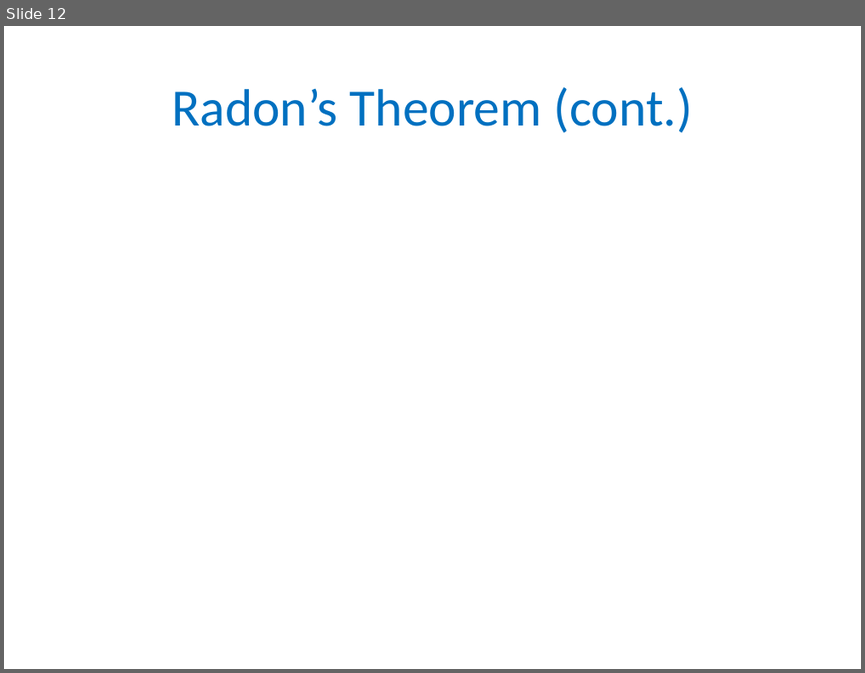
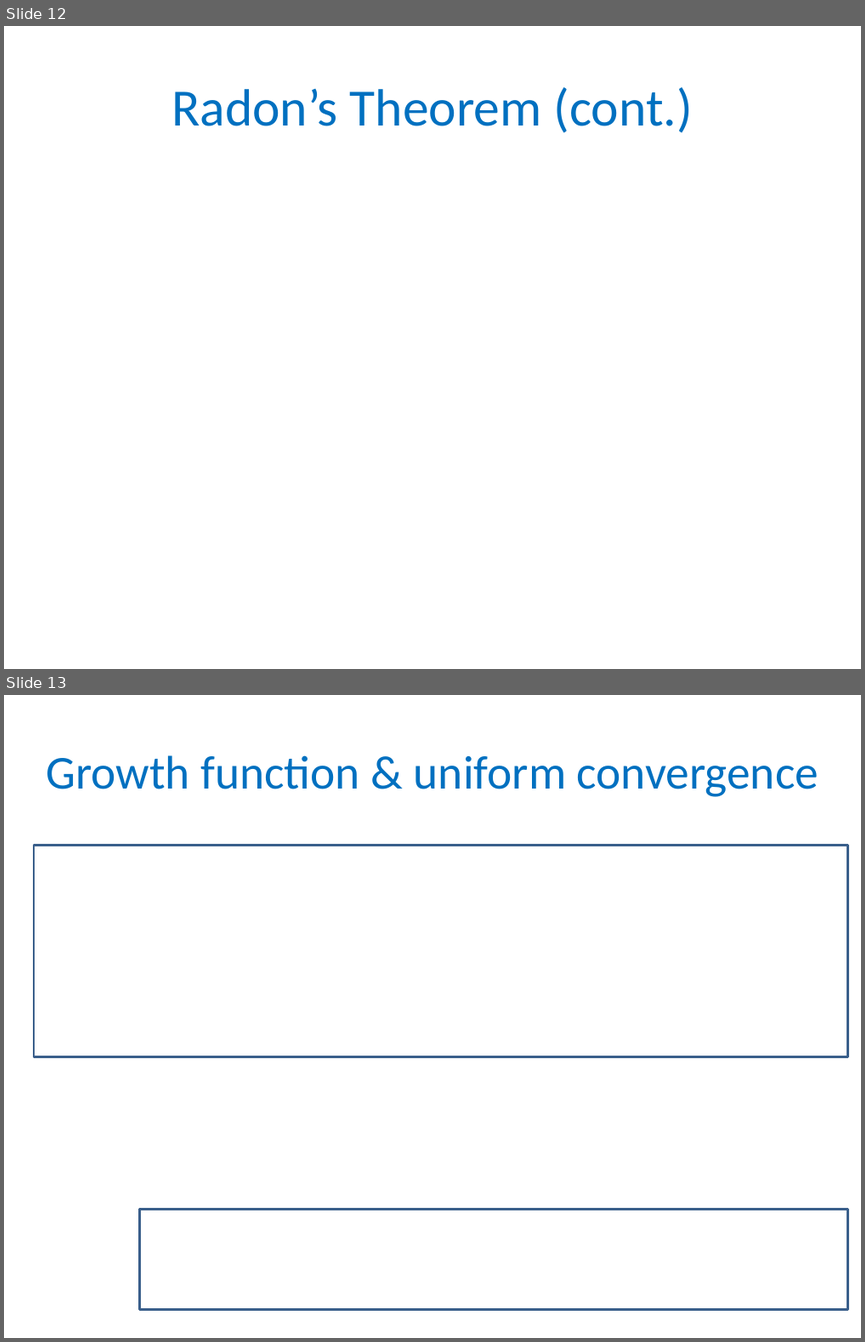
Before and after one commit to gyaroslavtsev/gyaroslavtsev.github.io, a slide deck: b609/lec07.pptx. Shown one above the other, each under a label of ours: slide 12 before the commit, slides 12 and 13 after it. The pictures are 865x673 and 865x1342 pixels, drawn with LibreOffice and Linux fonts; fonts in the diff are those of the drawing; grey boxes stand for pictures. Boxes give left, top, right and bottom in pixels: in the first picture for what was removed or moved away, otherwise in the second. Text is boxed around its words. In the diff, an @@ line names an element or a change of style, - is before the commit and + after.

```diff
--- a/b609/lec07.pptx
+++ b/b609/lec07.pptx
@@ slide 13 added at (x1=4, y1=695, x2=861, y2=1338), background #FFFFFF @@
@@ title added at (x1=46, y1=755, x2=818, y2=797), 39.6 pt, text #0070C0 @@
+Growth function & uniform convergence
@@ rectangle added at (x1=34, y1=845, x2=848, y2=1057), outline #3A5F8C 2 pt @@
@@ rectangle added at (x1=139, y1=1209, x2=847, y2=1310), outline #3A5F8C 2 pt @@
```
Also in this commit, not shown: 3 other slides added, 5 other files.
